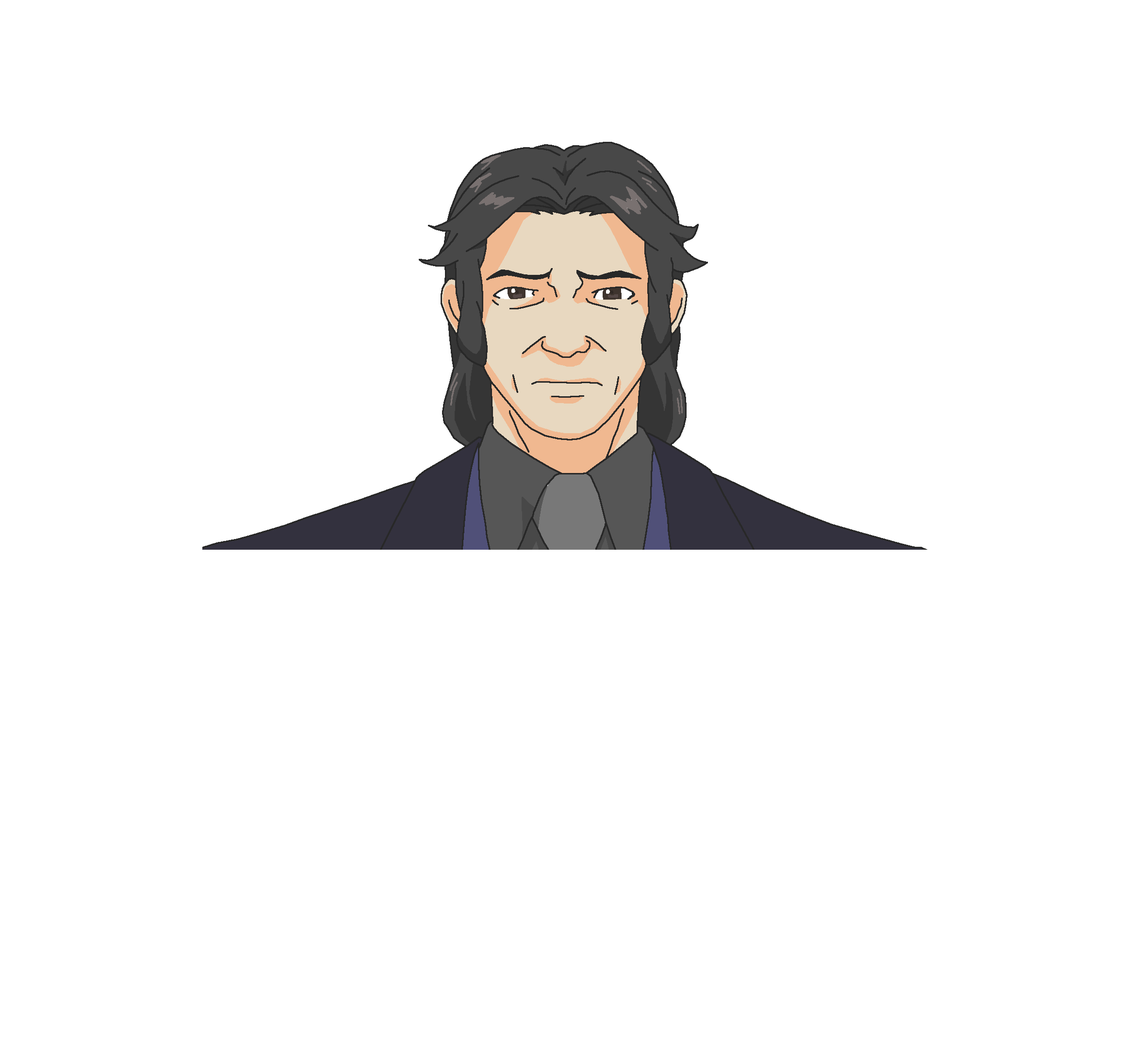
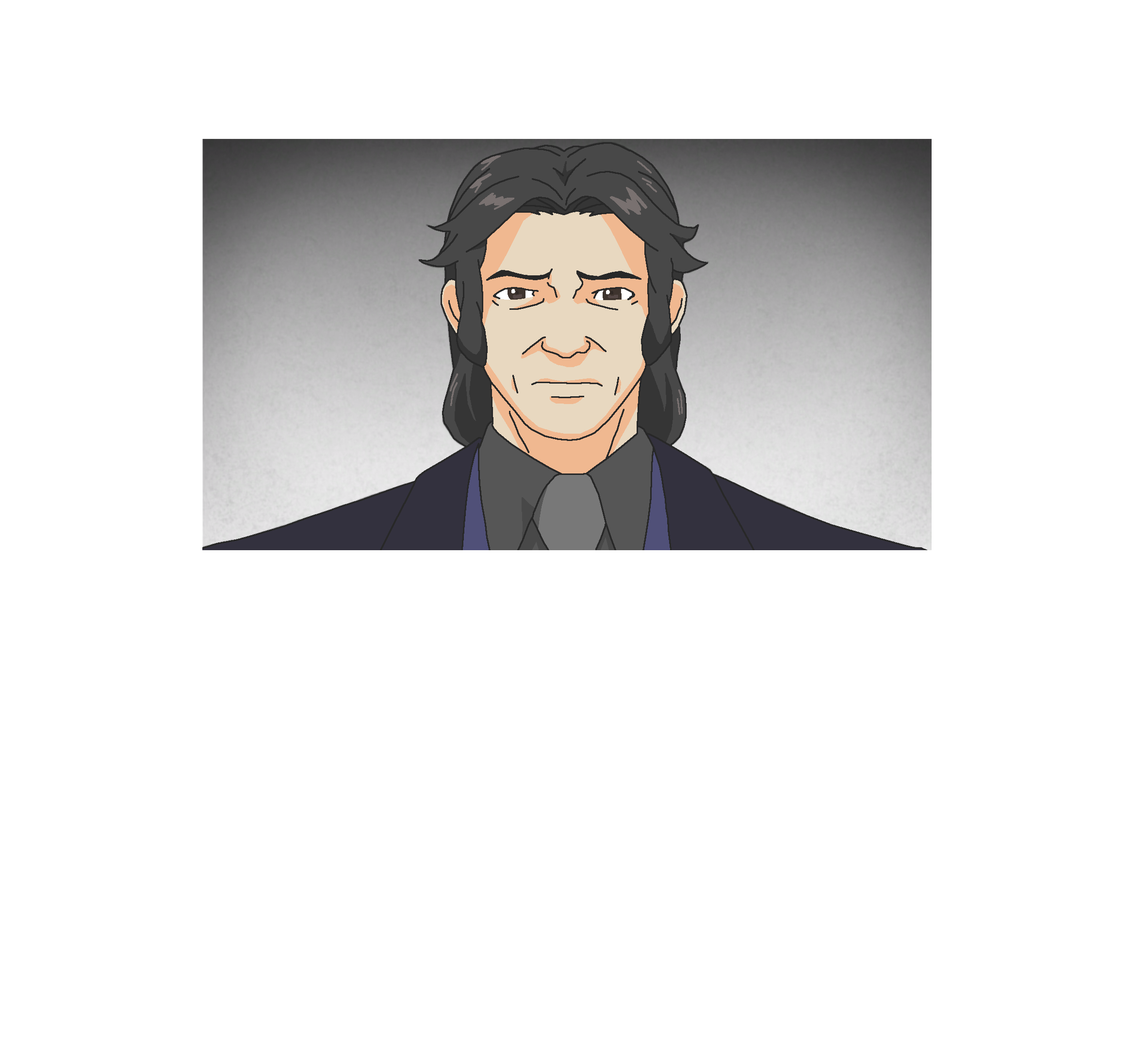
Layered file, before and after one edit (1132x1063). Changes by layer:
painted on "Layer #1" over [202, 141, 928, 550]
showed "Pasted Layer #1", painted on it over [202, 138, 933, 550]
